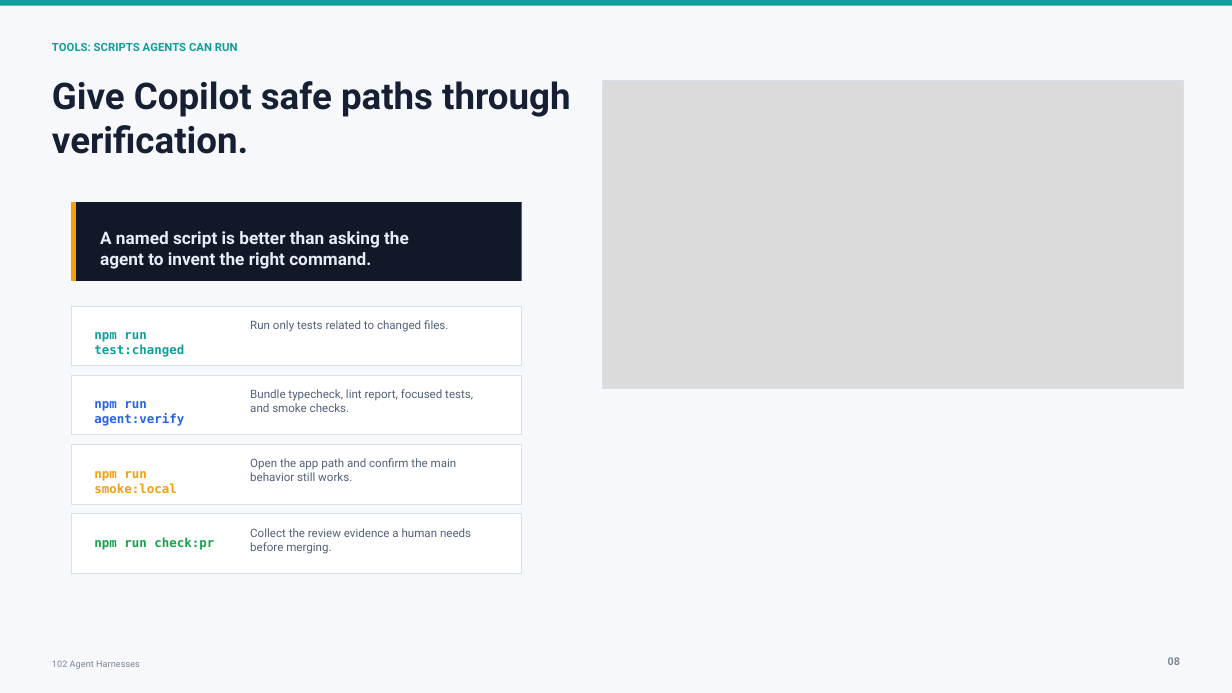
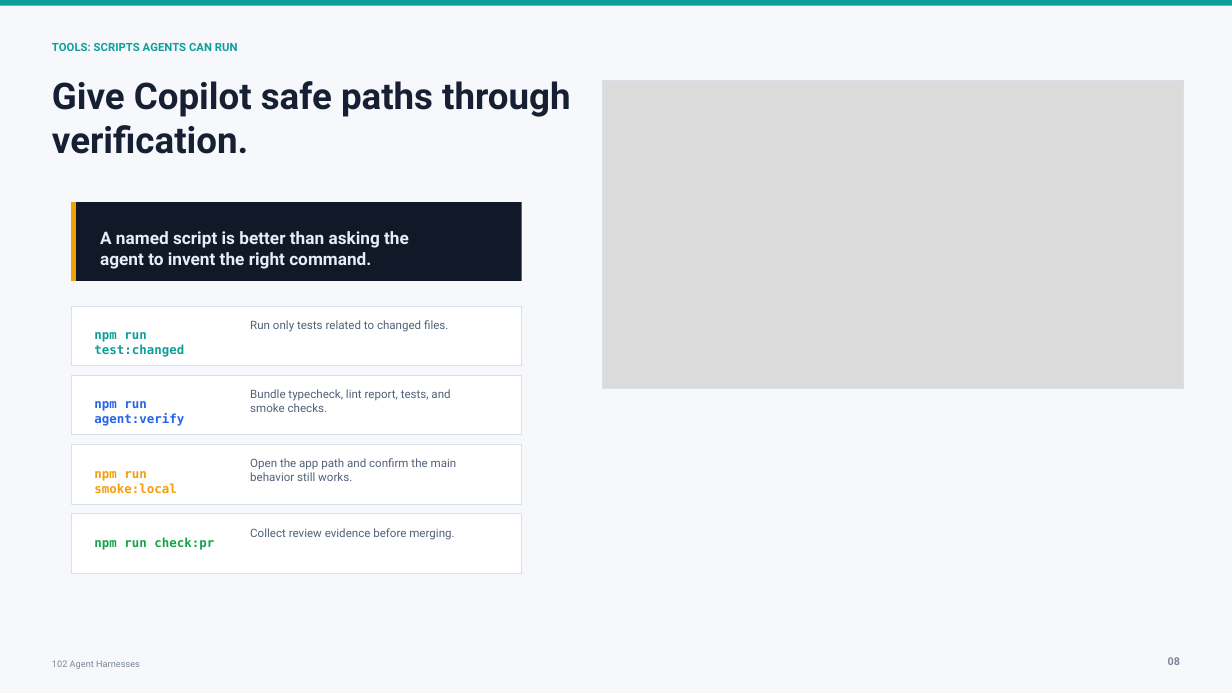
Before and after one commit to Cmcd9155/101-ai-basics-for-developers-presentation, a slide deck: slide 8 of presentations/102/deck/102-agent-harnesses.pptx. Drawn at 1232x693 pixels with LibreOffice and Linux fonts; fonts in the diff are those of the drawing; grey boxes stand for pictures. Boxes give left, top, right and bottom in pixels: in the first picture for what was removed or moved away, otherwise in the second. Text is boxed around its words. In the diff, an @@ line names an element or a change of style, - is before the commit and + after.

```diff
--- a/presentations/102/deck/102-agent-harnesses.pptx
+++ b/presentations/102/deck/102-agent-harnesses.pptx
@@ text at [250,389,450,412]: text changed @@
-Bundle typecheck, lint report, focused tests, and smoke checks.
+Bundle typecheck, lint report, tests, and smoke checks.
@@ text at [250,528,454,540]: text changed @@
-Collect the review evidence a human needs before merging.
+Collect review evidence before merging.
```
Also in this commit, not shown: 11 other slides changed, 18 other files.
